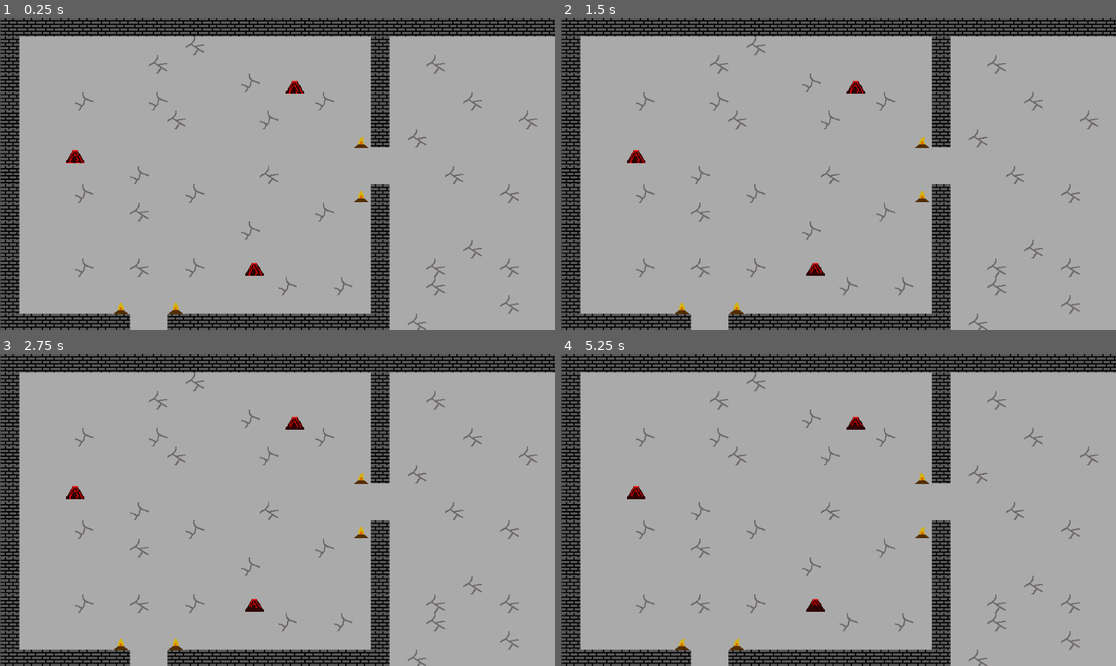
Above: before the commit, frames 1-4 (two rows, left to right).
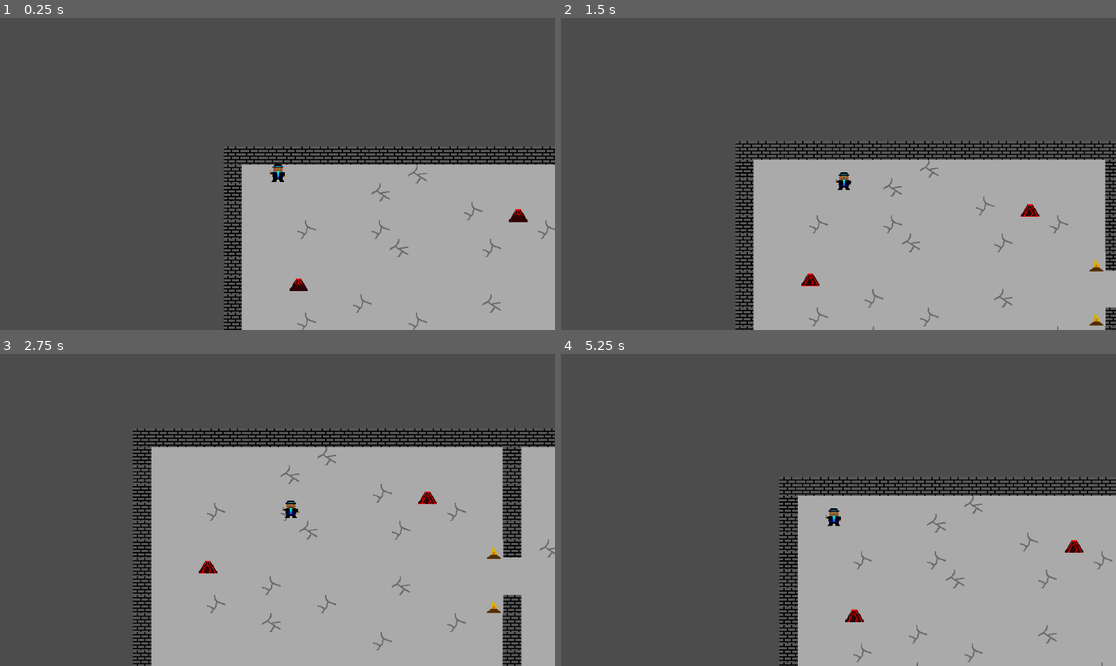
Above: after the commit, the same moments.

Repository: jamiealanmassey/fractured-knight
Game: Godot game, scene res://Resources/Planets/PlanetDefault/Levels/Level1.tscn
Two runs of this game, one before a commit and one after it. Both use one fixed random seed, a clock stepped at 60 frames per second and the inputs below. This scene is started directly instead of the project's main scene.
Inputs (mouse positions are in pixels of both pictures, inside the frame that each line leads up to):
- Up to frame 1 (0.25 s): no input
- Up to frame 2 (1.5 s): tap Enter (ui_accept) at 0.5, 0.77 s; move the mouse to (960, 158) at 0.52 s; hold D (right) 0.53-1.28 s; click (960, 158) at 0.67 s; move the mouse to (727, 189) at 1.27 s; hold S (down) from 1.28 s (still down)
- Up to frame 3 (2.75 s): tap Enter (ui_accept) at 1.52 s; move the mouse to (333, 441) at 2.02 s; release S (down) at 2.03 s; hold D (right) from 2.03 s (still down)
- Up to frame 4 (5.25 s): move the mouse to (810, 572) at 2.77 s; release D (right) at 2.78 s; hold W (up) 2.78-3.53 s; click (810, 572) at 2.92 s; tap Enter (ui_accept) at 3.02, 3.77, 4.52 s; move the mouse to (1005, 556) at 3.52 s; hold A (left) 3.53-5.03 s; move the mouse to (672, 463) at 4.27 s; move the mouse to (866, 510) at 5.02 s; hold S (down) from 5.03 s (still down); click (866, 510) at 5.17 s

The runs differ from the first frame. In frame 1, 67% of the frame differs, in the area x 0-100%, y 0-100%; in frame 2, 64%; in frame 3, 50%; in frame 4, 66%.

Commit message:
fixed player collision

Diff:
--- a/Resources/Planets/PlanetDefault/Levels/Level1.tscn
+++ b/Resources/Planets/PlanetDefault/Levels/Level1.tscn
@@ -1,15 +1,15 @@
-[gd_scene load_steps=5 format=2]
+[gd_scene load_steps=6 format=2]
 
 [ext_resource path="res://Resources/Planets/PlanetDefault/Levels/Tileset/default_env.tres" type="TileSet" id=1]
-[ext_resource path="res://Resources/Planets/PlanetDefault/Levels/Tileset/FireDecoration.tscn" type="PackedScene" id=2]
-[ext_resource path="res://Resources/Planets/PlanetDefault/Textures/solder1.png" type="Texture" id=3]
-[ext_resource path="res://Resources/Planets/PlanetDefault/Textures/VolcanoSprite.tscn" type="PackedScene" id=4]
+[ext_resource path="res://Resources/Player/Player.tscn" type="PackedScene" id=2]
+[ext_resource path="res://Resources/Planets/PlanetDefault/Levels/Tileset/FireDecoration.tscn" type="PackedScene" id=3]
+[ext_resource path="res://Resources/Planets/PlanetDefault/Textures/solder1.png" type="Texture" id=4]
+[ext_resource path="res://Resources/Planets/PlanetDefault/Textures/VolcanoSprite.tscn" type="PackedScene" id=5]
 
 [node name="Node" type="Node" index="0"]
 
 [node name="TileMap" type="TileMap" parent="." index="0"]
 
-position = Vector2( 2.85986, 0 )
 mode = 0
 tile_set = ExtResource( 1 )
 cell_size = Vector2( 64, 64 )
@@ -28,83 +28,92 @@
 format = 1
 tile_data = PoolIntArray( 0, 1, 0, 1, 1, 0, 2, 1, 0, 3, 1, 0, 4, 1, 0, 5, 1, 0, 6, 1, 0, 7, 1, 0, 8, 1, 0, 9, 1, 0, 10, …(32174 unchanged characters)…
 
-[node name="FireDecoration" parent="." index="1" instance=ExtResource( 2 )]
+[node name="Player" parent="TileMap" index="0" instance=ExtResource( 2 )]
+
+position = Vector2( 187.14, 96 )
+scale = Vector2( 1, 1.125 )
+
+[node name="FireDecoration" parent="." index="1" instance=ExtResource( 3 )]
 
 position = Vector2( 418.25, 993.255 )
-frame = 0
+frame = 2
 
-[node name="FireDecoration3" parent="." index="2" instance=ExtResource( 2 )]
+[node name="FireDecoration3" parent="." index="2" instance=ExtResource( 3 )]
 
 position = Vector2( 607.941, 992.849 )
-frame = 0
+frame = 2
 
-[node name="FireDecoration4" parent="." index="3" instance=ExtResource( 2 )]
+[node name="FireDecoration4" parent="." index="3" instance=ExtResource( 3 )]
 
 position = Vector2( 1249.48, 606.302 )
-frame = 0
+frame = 2
 
-[node name="FireDecoration9" parent="." index="4" instance=ExtResource( 2 )]
+[node name="FireDecoration9" parent="." index="4" instance=ExtResource( 3 )]
 
 position = Vector2( 2145.58, 672.979 )
+frame = 2
 
-[node name="FireDecoration8" parent="." index="5" instance=ExtResource( 2 )]
+[node name="FireDecoration8" parent="." index="5" instance=ExtResource( 3 )]
 
 position = Vector2( 2146.01, 406.093 )
-frame = 0
+frame = 2
 
-[node name="FireDecoration7" parent="." index="6" instance=ExtResource( 2 )]
+[node name="FireDecoration7" parent="." index="6" instance=ExtResource( 3 )]
 
 position = Vector2( 2146.52, 162.084 )
+frame = 2
 
-[node name="FireDecoration2" parent="." index="7" instance=ExtResource( 2 )]
+[node name="FireDecoration2" parent="." index="7" instance=ExtResource( 3 )]
 
 position = Vector2( 1249.47, 418.991 )
+frame = 2
 
-[node name="FireDecoration5" parent="." index="8" instance=ExtResource( 2 )]
+[node name="FireDecoration5" parent="." index="8" instance=ExtResource( 3 )]
 
 position = Vector2( 1883.41, 1310.29 )
-frame = 0
+frame = 2
 
-[node name="FireDecoration6" parent="." index="9" instance=ExtResource( 2 )]
+[node name="FireDecoration6" parent="." index="9" instance=ExtResource( 3 )]
 
 position = Vector2( 1706.68, 1311.83 )
-frame = 0
+frame = 2
 
-[node name="FireDecoration10" parent="." index="10" instance=ExtResource( 2 )]
+[node name="FireDecoration10" parent="." index="10" instance=ExtResource( 3 )]
 
 position = Vector2( 802.897, 1759.36 )
-frame = 0
+frame = 2
 
-[node name="FireDecoration11" parent="." index="11" instance=ExtResource( 2 )]
+[node name="FireDecoration11" parent="." index="11" instance=ExtResource( 3 )]
 
 position = Vector2( 986.919, 1761.54 )
-frame = 0
+frame = 2
 
-[node name="FireDecoration12" parent="." index="12" instance=ExtResource( 2 )]
+[node name="FireDecoration12" parent="." index="12" instance=ExtResource( 3 )]
 
 position = Vector2( 1256.96, 2139.38 )
-frame = 0
+frame = 2
 
-[node name="FireDecoration13" parent="." index="13" instance=ExtResource( 2 )]
+[node name="FireDecoration13" parent="." index="13" instance=ExtResource( 3 )]
 
 position = Vector2( 1252.61, 2335.38 )
-frame = 0
+frame = 2
 
-[node name="FireDecoration14" parent="." index="14" instance=ExtResource( 2 )]
+[node name="FireDecoration14" parent="." index="14" instance=ExtResource( 3 )]
 
 position = Vector2( 2403.59, 1951.81 )
+frame = 2
 
-[node name="FireDecoration15" parent="." index="15" instance=ExtResource( 2 )]
+[node name="FireDecoration15" parent="." index="15" instance=ExtResource( 3 )]
 
 position = Vector2( 2402.73, 2145.68 )
-frame = 0
+frame = 2
 
-[node name="FireDecoration16" parent="." index="16" instance=ExtResource( 2 )]
+[node name="FireDecoration16" parent="." index="16" instance=ExtResource( 3 )]
 
 position = Vector2( 2665.82, 1309.93 )
-frame = 0
+frame = 2
 
-[node name="FireDecoration17" parent="." index="17" instance=ExtResource( 2 )]
+[node name="FireDecoration17" parent="." index="17" instance=ExtResource( 3 )]
 
 position = Vector2( 2852.93, 1312.19 )
 frame = 2
@@ -112,68 +121,69 @@
 [node name="Sprite" type="Sprite" parent="." index="18"]
 
 position = Vector2( 3279.41, 101.566 )
-texture = ExtResource( 3 )
+texture = ExtResource( 4 )
 
-[node name="AnimatedSprite2" parent="." index="19" instance=ExtResource( 4 )]
+[node name="AnimatedSprite2" parent="." index="19" instance=ExtResource( 5 )]
 
 position = Vector2( 260, 470 )
+frame = 6
+
+[node name="AnimatedSprite3" parent="." index="20" instance=ExtResource( 5 )]
+
+position = Vector2( 3280, 340 )
+frame = 6
+
+[node name="AnimatedSprite4" parent="." index="21" instance=ExtResource( 5 )]
+
+position = Vector2( 2950, 560 )
+frame = 6
+
+[node name="AnimatedSprite5" parent="." index="22" instance=ExtResource( 5 )]
+
+position = Vector2( 1020, 230 )
+frame = 6
+
+[node name="AnimatedSprite6" parent="." index="23" instance=ExtResource( 5 )]
+
+position = Vector2( 880, 860 )
+frame = 6
+
+[node name="AnimatedSprite7" parent="." index="24" instance=ExtResource( 5 )]
+
+position = Vector2( 100, 1760 )
+frame = 6
+
+[node name="AnimatedSprite8" parent="." index="25" instance=ExtResource( 5 )]
+
+position = Vector2( 1020, 1400 )
+frame = 6
+
+[node name="AnimatedSprite10" parent="." index="26" instance=ExtResource( 5 )]
+
+position = Vector2( 1470, 1720 )
 frame = 4
 
-[node name="AnimatedSprite3" parent="." index="20" instance=ExtResource( 4 )]
+[node name="AnimatedSprite11" parent="." index="27" instance=ExtResource( 5 )]
 
-position = Vector2( 3280, 340 )
+position = Vector2( 2360, 1450 )
 frame = 4
 
-[node name="AnimatedSprite4" parent="." index="21" instance=ExtResource( 4 )]
-
-position = Vector2( 2950, 560 )
-frame = 3
-
-[node name="AnimatedSprite5" parent="." index="22" instance=ExtResource( 4 )]
-
-position = Vector2( 1020, 230 )
-frame = 3
-
-[node name="AnimatedSprite6" parent="." index="23" instance=ExtResource( 4 )]
-
-position = Vector2( 880, 860 )
-frame = 2
-
-[node name="AnimatedSprite7" parent="." index="24" instance=ExtResource( 4 )]
-
-position = Vector2( 100, 1760 )
-frame = 2
-
-[node name="AnimatedSprite8" parent="." index="25" instance=ExtResource( 4 )]
-
-position = Vector2( 1020, 1400 )
-frame = 2
-
-[node name="AnimatedSprite10" parent="." index="26" instance=ExtResource( 4 )]
-
-position = Vector2( 1470, 1720 )
-frame = 2
-
-[node name="AnimatedSprite11" parent="." index="27" instance=ExtResource( 4 )]
-
-position = Vector2( 2360, 1450 )
-frame = 1
-
-[node name="AnimatedSprite12" parent="." index="28" instance=ExtResource( 4 )]
+[node name="AnimatedSprite12" parent="." index="28" instance=ExtResource( 5 )]
 
 position = Vector2( 1400, 2570 )
-frame = 1
+frame = 4
 
-[node name="AnimatedSprite13" parent="." index="29" instance=ExtResource( 4 )]
+[node name="AnimatedSprite13" parent="." index="29" instance=ExtResource( 5 )]
 
 position = Vector2( 3280, 1700 )
-frame = 1
+frame = 4
 
-[node name="AnimatedSprite9" parent="." index="30" instance=ExtResource( 4 )]
+[node name="AnimatedSprite9" parent="." index="30" instance=ExtResource( 5 )]
 
 position = Vector2( 480, 1890 )
-frame = 1
+frame = 4
 
-[node name="AnimatedSprite15" parent="." index="31" instance=ExtResource( 4 )]
+[node name="AnimatedSprite15" parent="." index="31" instance=ExtResource( 5 )]
 
 position = Vector2( 100, 1890 )
+frame = 6
--- a/Resources/Planets/PlanetDefault/Levels/Tileset/FireDecoration.tscn
+++ b/Resources/Planets/PlanetDefault/Levels/Tileset/FireDecoration.tscn
@@ -16,7 +16,7 @@
 [sub_resource type="RectangleShape2D" id=2]
 
 custom_solver_bias = 0.0
-extents = Vector2( 32.5242, 31.1601 )
+extents = Vector2( 32.5242, 37.8175 )
 
 [node name="FireDecoration" type="AnimatedSprite"]
 
@@ -41,4 +41,6 @@
 
 [node name="CollisionShape2D" type="CollisionShape2D" parent="StaticBody2D" index="0"]
 
+position = Vector2( 0, 11.5 )
+scale = Vector2( 1, 0.695908 )
 shape = SubResource( 2 )
--- a/Resources/Planets/PlanetDefault/Levels/Tileset/black.tscn
+++ b/Resources/Planets/PlanetDefault/Levels/Tileset/black.tscn
@@ -8,7 +8,7 @@
 [sub_resource type="RectangleShape2D" id=1]
 
 custom_solver_bias = 0.0
-extents = Vector2( 33.8055, 31.2672 )
+extents = Vector2( 30.1183, 31.5799 )
 
 [node name="Node" type="Node"]
 
--- a/Resources/Planets/PlanetDefault/Textures/VolcanoSprite.tscn
+++ b/Resources/Planets/PlanetDefault/Textures/VolcanoSprite.tscn
@@ -26,6 +26,7 @@
 
 frames = SubResource( 1 )
 animation = "VolcanoSprite"
+frame = 5
 playing = true
 
 [node name="StaticBody2D" type="StaticBody2D" parent="." index="0"]
@@ -41,4 +42,6 @@
 
 [node name="CollisionShape2D" type="CollisionShape2D" parent="StaticBody2D" index="0"]
 
+position = Vector2( 0, 9.55692 )
+scale = Vector2( 1, 0.721212 )
 shape = SubResource( 2 )
--- a/Resources/Player/Player.tscn
+++ b/Resources/Player/Player.tscn
@@ -16,8 +16,8 @@
 [sub_resource type="CapsuleShape2D" id=2]
 
 custom_solver_bias = 0.0
-radius = 22.6998
-height = 20.0
+radius = 34.5
+height = 0.217918
 
 [sub_resource type="RectangleShape2D" id=3]
 
@@ -43,6 +43,8 @@
 
 [node name="CollisionShape2D" type="CollisionShape2D" parent="." index="1"]
 
+position = Vector2( -7.5, 1.25582 )
+scale = Vector2( 1.4, 1.24984 )
 shape = SubResource( 2 )
 
 [node name="Area2D" type="Area2D" parent="." index="2"]
